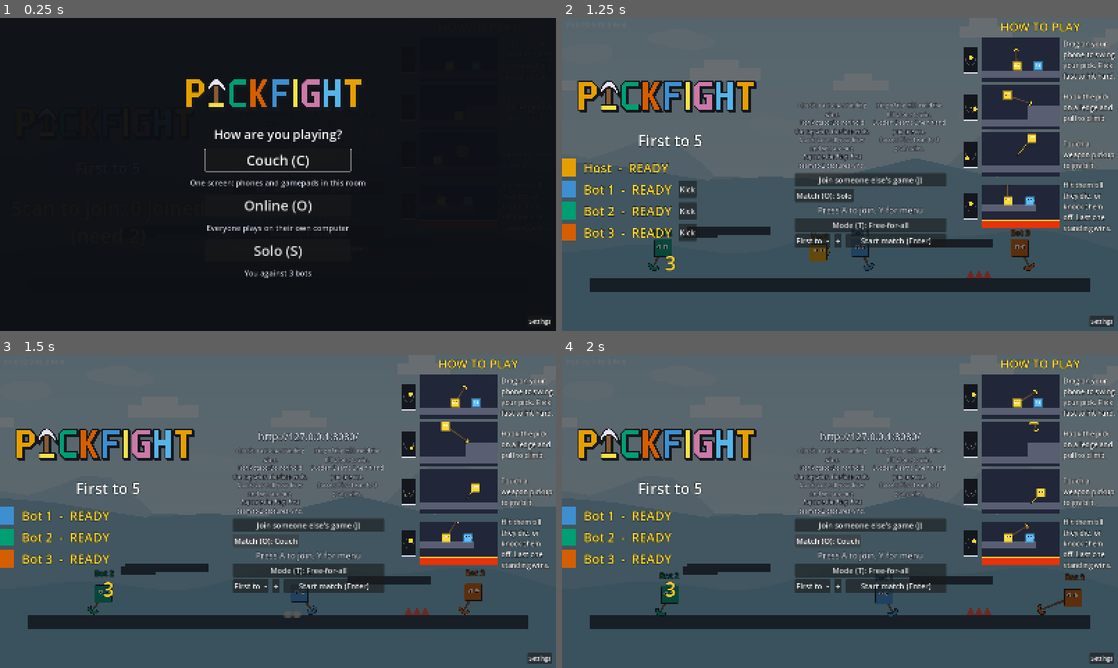
Above: before the commit, frames 1-4 (two rows, left to right).
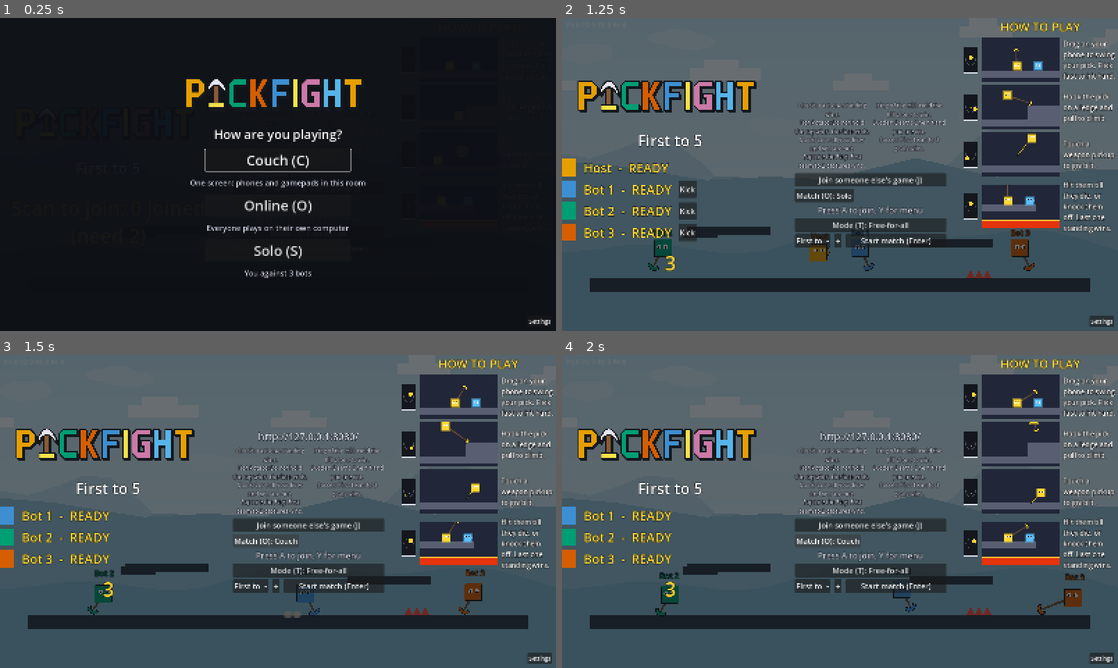
Above: after the commit, the same moments.

Repository: tkneeland/pickfight
Game: Godot game, scene res://scenes/Main.tscn
The game is run twice, just before and just after one commit, with the same random seed, the same clock (stepped at 60 frames per second) and the same inputs.
Inputs:
- Up to frame 1 (0.25 s): no input
- Up to frame 2 (1.25 s): click "Solo (S)" at 0.5 s
- Up to frame 3 (1.5 s): click "Match (O): Solo" at 1.25 s
- Up to frame 4 (2 s): no input

Frames 1-2 are identical in both runs. In frame 3, 0.2% of the frame differs, in the area x 52-58%, y 73-84%; in frame 4, 0.3%, in the area x 56-64%, y 71-84%.

Commit message:
Revert "Merge pull request #490 from tkneeland/fix/issue-484-overshoot-band"
This reverts commit 01465428d6e15ac6a25b74c4f5678a66af368ec3, reversing
changes made to c586fd811ea2064c8aefe90a70b24e64735b1f73.

Diff:
--- a/scripts/Bot.gd
+++ b/scripts/Bot.gd
@@ -886,10 +886,7 @@
 	if body == null:
 		return Vector2.ZERO
 	var side: float = signf(body.linear_velocity.x)
-	# Only rightwards (#484): measured over 240 jittered starts of the
-	# bot -100 / rival -300 setup, braking leftwards threw the bot over the
-	# rival and off the stage 23 times; with no brake it did so twice.
-	if side <= 0.0 or absf(body.linear_velocity.x) < BRAKE_SPEED:
+	if side == 0.0 or absf(body.linear_velocity.x) < BRAKE_SPEED:
 		return Vector2.ZERO
 	var ahead: float = BRAKE_ROOM + absf(body.linear_velocity.x) * MOMENTUM_SEC
 	# Carried over the rival's head is as bad as carried over an edge.
